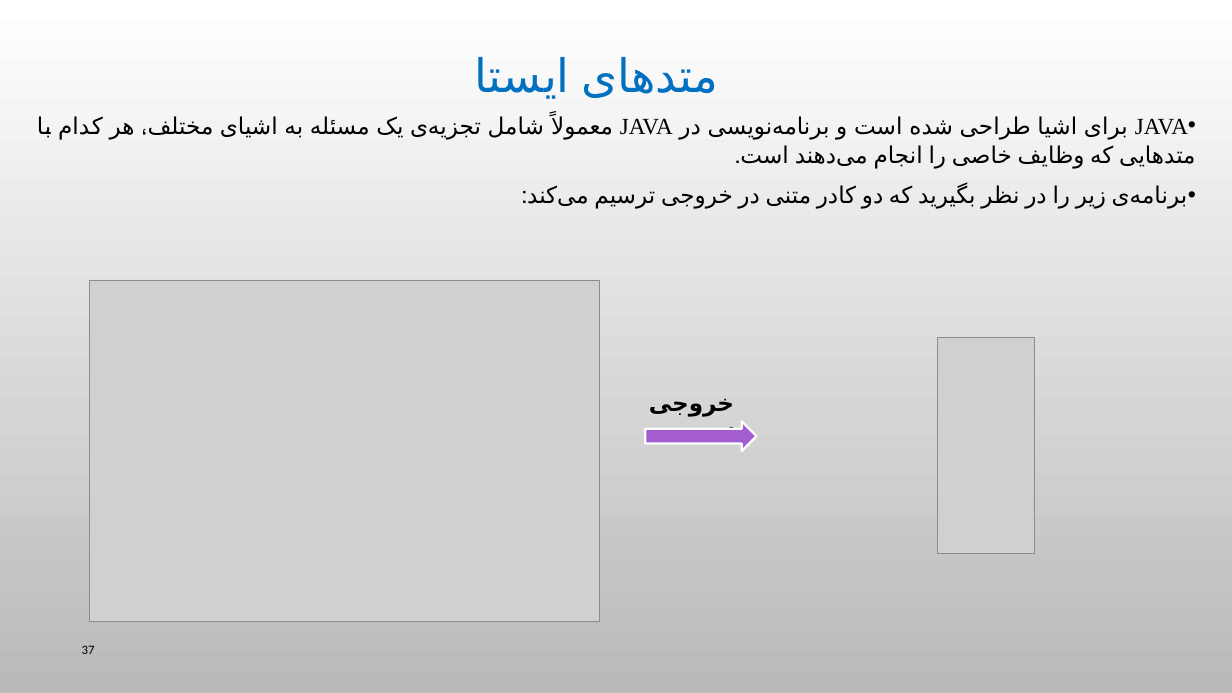
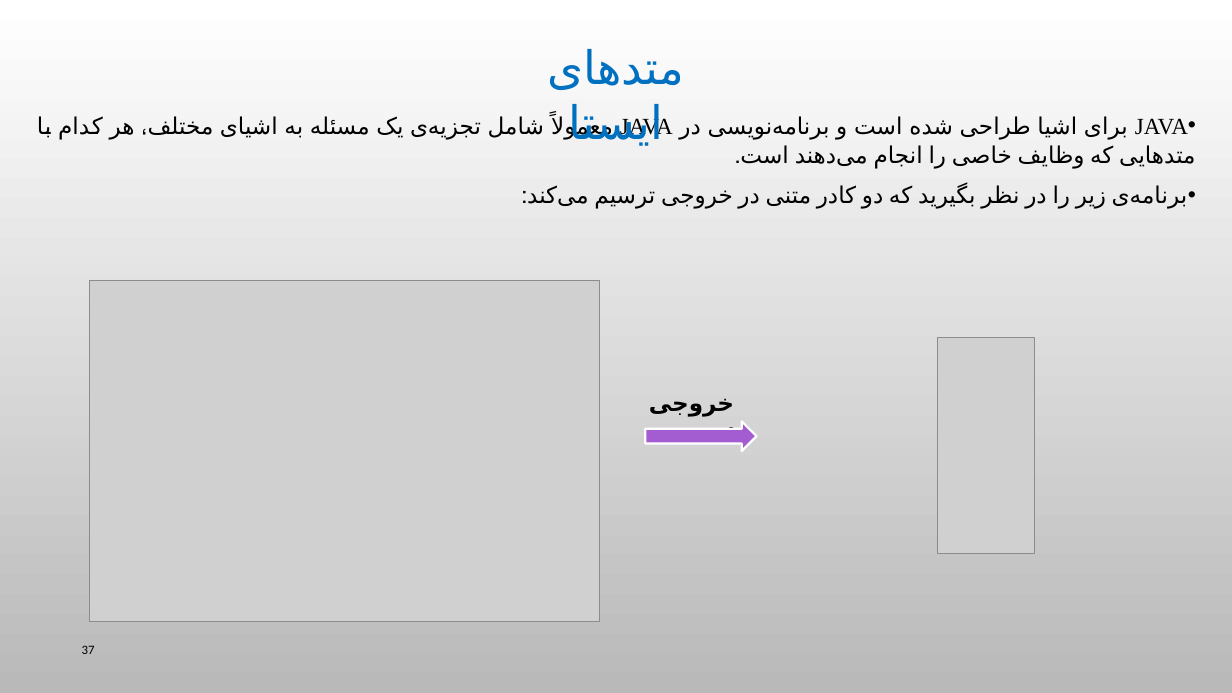
Before and after one commit to HamedFahimi/Teach, a slide deck: slide 37 of Chapter#2OfAdvancedProgrammingInJava-1.pptx. Drawn at 1232x693 pixels with LibreOffice and Linux fonts; fonts in the diff are those of the drawing; grey boxes stand for pictures; background and template pictures are left out. Boxes give left, top, right and bottom in pixels: in the first picture for what was removed or moved away, otherwise in the second. Text is boxed around its words. In the diff, an @@ line names an element or a change of style, - is before the commit and + after.

```diff
--- a/Chapter#2OfAdvancedProgrammingInJava-1.pptx
+++ b/Chapter#2OfAdvancedProgrammingInJava-1.pptx
@@ text "متدهای ایستا" rewrapped from [581,57,718,98] to [547,49,684,146] @@
```
Also in this commit, not shown: 4 other files.
